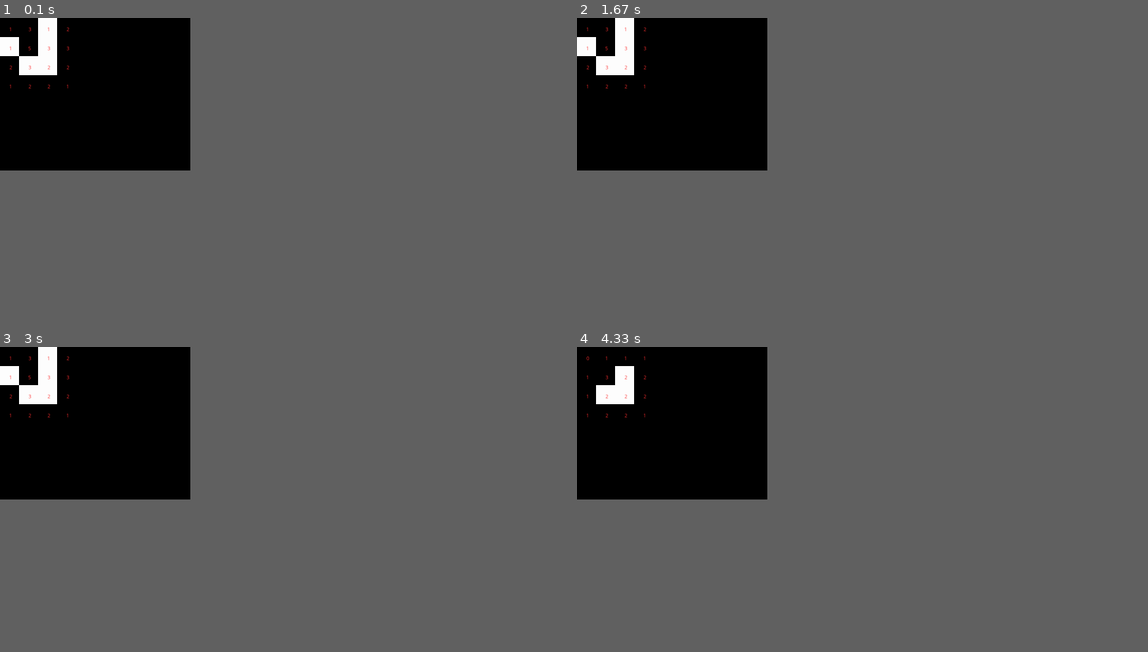
Above: before the commit, frames 1-4 (two rows, left to right).
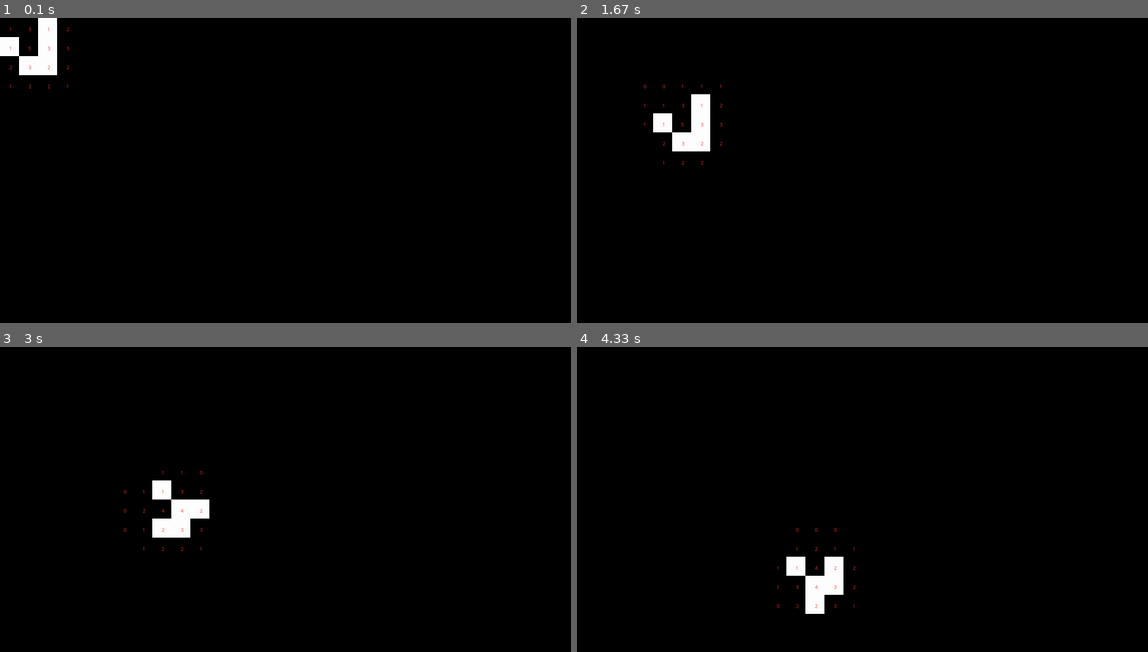
Above: after the commit, the same moments.

Repository: MyNameIsTrez/Game-of-Python
Game: pygame game, started from ver2/main.py
The game is run twice, just before and just after one commit, with the same random seed, the same clock (stepped at 60 frames per second) and the same inputs.
Inputs:
- Up to frame 1 (0.1 s): no input
- Up to frame 2 (1.67 s): no input
- Up to frame 3 (3 s): no input
- Up to frame 4 (4.33 s): no input
The window is 300x240 before the commit and 900x480 after it. Grey fills any space a smaller window leaves; there, only what the larger window draws over its background counts as a difference.

The runs differ from the first frame. In frame 1, only the window size differs. In frame 2, 2.2% of the frame differs, in the area x 0-26%, y 0-49%; in frame 3, 2.2%, in the area x 0-37%, y 0-67%; in frame 4, 1.8%.

Commit message:
Fixed the cell neighbor bug, where I was updating a cell before all neighbor counts were evaluated.

Diff:
--- a/ver2/grid.py
+++ b/ver2/grid.py
@@ -2,7 +2,7 @@
 
 
 # def tuple_mult(tup, val):
-    # return tuple(x*val for x in tup)
+# return tuple(x*val for x in tup)
 
 class Grid:
     def __init__(self, cols, rows, cell_size, font, screen):
@@ -10,6 +10,7 @@
         self.cell_size = cell_size
         self.font = font
         self.screen = screen
+        # self.cell_neighbors
 
     def create_cells(self, cell_size):
         # create a 2D-array filled with Falses, to hold the cells in an x, y format
@@ -22,6 +23,12 @@
         self.cells[2][2] = True
         self.cells[2][1] = True
         self.cells[2][0] = True
+
+    def create_cell_neighbors(self, cell_size):
+        # create a 2D-array filled with Falses, to hold the cells in an x, y format
+        self.cell_neighbors = [
+            [0 for row in range(self.size[1])] for col in range(self.size[0])
+        ]
 
     def create_update_list(self):
         # create a 2D-array filled with Falses, to hold the cells in an x, y format
@@ -73,7 +80,9 @@
             for row in range(len(self.update_list[col])):
                 if (self.update_list[col][row]):
                     neighbors = self.get_neighbor_count(col, row)
-                    self.update_cell_state(col, row, neighbors)
+                    self.cell_neighbors[col][row] = neighbors
+
+        self.update_cells_state(col, row)
 
     def get_neighbor_count(self, col, row):
         top_edge = row == 0
@@ -115,19 +124,25 @@
             for row in range(len(self.update_list[col])):
                 if (self.update_list[col][row]):
                     neighbors = self.get_neighbor_count(col, row)
-                    pos = (col * self.cell_size + 0.5 * self.cell_size, row * self.cell_size + 0.5 * self.cell_size)
-                    self.font.render_to(self.screen, pos, str(neighbors), (255, 50, 50))
 
-    def update_cell_state(self, col, row, neighbors):
+                    pos = (col * self.cell_size + 0.5 * self.cell_size,
+                           row * self.cell_size + 0.5 * self.cell_size)
+                    self.font.render_to(
+                        self.screen, pos, str(neighbors), (255, 50, 50))
+
+    def update_cells_state(self, col, row):
         # switcher = {
         #     2: self.cells[col][row],
         #     3: True,
         # }
         # self.cells[col][row] = switcher.get(neighbors, False)
-        if (neighbors == 3):
-            self.cells[col][row] = True
-        elif (neighbors != 2):
-            self.cells[col][row] = False
+        for col in range(len(self.update_list)):
+            for row in range(len(self.update_list[col])):
+                neighbors = self.cell_neighbors[col][row]
+                if (neighbors == 3):
+                    self.cells[col][row] = True
+                elif (neighbors != 2):
+                    self.cells[col][row] = False
 
     def draw_cell_updates(self):
         # we have to use range(len()) to get the index
@@ -135,10 +150,10 @@
             for row in range(len(self.update_list[col])):
                 if (self.update_list[col][row]):
                     pygame.draw.rect(
-                        self.screen, (255, 255, 255), # white
+                        self.screen, (255, 255, 255),  # white
                         (col * self.cell_size,  # x
-                        row * self.cell_size,  # y
-                        self.cell_size, self.cell_size),  # width, height
+                         row * self.cell_size,  # y
+                         self.cell_size, self.cell_size),  # width, height
                         0  # thickness, 0 means fill it instead
                     )
 
@@ -148,9 +163,9 @@
             for row in range(len(self.cells[col])):
                 if (self.cells[col][row]):
                     pygame.draw.rect(
-                        self.screen, (255, 255, 255), # white
+                        self.screen, (255, 255, 255),  # white
                         (col * self.cell_size,  # x
-                        row * self.cell_size,  # y
-                        self.cell_size, self.cell_size),  # width, height
+                         row * self.cell_size,  # y
+                         self.cell_size, self.cell_size),  # width, height
                         0  # thickness, 0 means fill it instead
                     )
--- a/ver2/main.py
+++ b/ver2/main.py
@@ -9,8 +9,8 @@
 def setup():
     pygame.init()
 
-    cols = 10
-    rows = 8
+    cols = 30
+    rows = 16
     cell_size = 64  # the width and height of the cells' img
 
     size = (cols * cell_size, rows * cell_size)
@@ -18,12 +18,14 @@
     font = pygame.freetype.SysFont("comicsansms", 17)
     grid = Grid(cols, rows, cell_size, font, screen)  # create the grid
     grid.create_cells(cell_size)
+    grid.create_cell_neighbors(cell_size)
+    update_interval = 0.1
 
-    return screen, grid
+    return screen, grid, update_interval
 
 
 def main():
-    screen, grid = setup()
+    screen, grid, update_interval = setup()
 
     grid.create_update_list()
 
@@ -32,7 +34,7 @@
     grid.draw_neighbor_count()
 
     pygame.display.flip()
-    time.sleep(3)
+    time.sleep(update_interval)
 
     while (True):
         for event in pygame.event.get():
@@ -48,9 +50,8 @@
         grid.draw_cells()
         grid.draw_neighbor_count()
 
-
         pygame.display.flip()  # display this frame
-        time.sleep(3)
+        time.sleep(update_interval)
 
 
 main()
